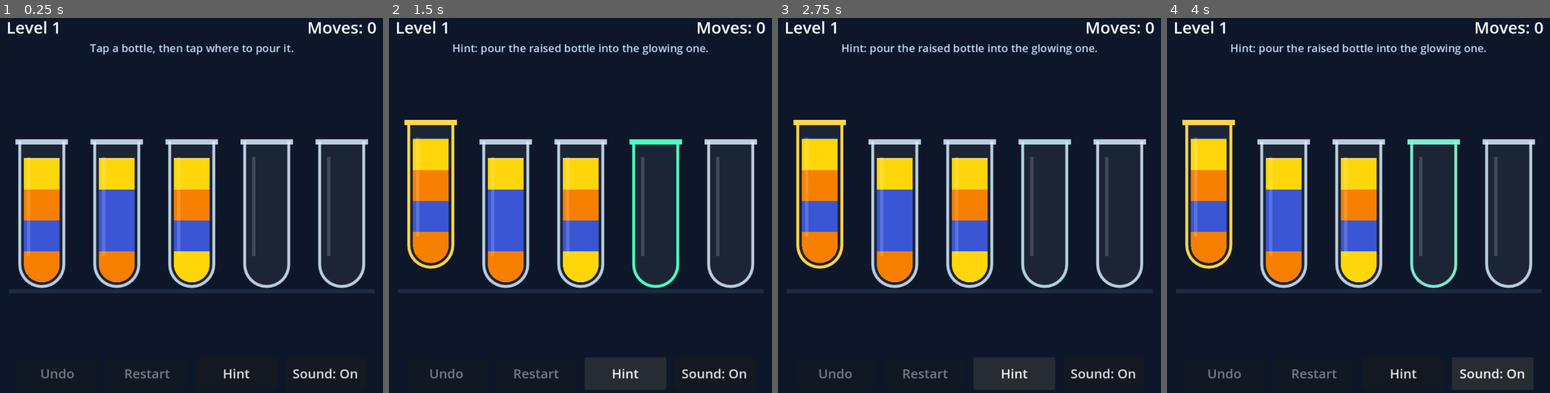
Above: before the commit, frames 1-4 (left to right).
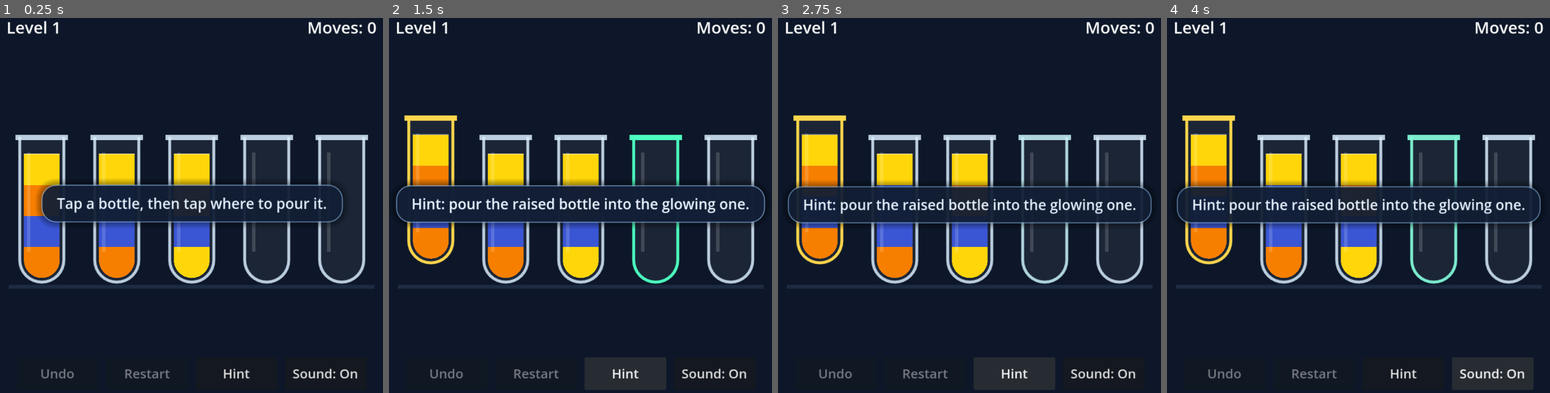
Above: after the commit, the same moments.

Repository: hhldiniz/Fluidly
Game: Godot game, scene res://scenes/main.tscn
The game is run twice, just before and just after one commit, with the same random seed, the same clock (stepped at 60 frames per second) and the same inputs. Sound files missing from this copy of the repository are replaced by a short silence.
Inputs:
- Up to frame 1 (0.25 s): no input
- Up to frame 2 (1.5 s): click "Hint" at 0.5 s; click "Hint" at 1.25 s
- Up to frame 3 (2.75 s): click "Hint" at 2 s
- Up to frame 4 (4 s): click "Sound: On" at 2.75 s; click "Sound: Off" at 3.5 s

The runs differ from the first frame. In frame 1, 10% of the frame differs, in the area x 3-97%, y 6-73%; in frame 2, 11%, in the area x 1-99%, y 6-73%; in frame 3, 11%; in frame 4, 11%.

Commit message:
Show game messages as an animated bubble in the center of the screen
Replace the status line under the top bar with a centered toast that pops in
(rise, scale and fade), stays a few seconds and fades out. It ignores mouse
input so bottles under it stay tappable; the "no moves left" message stays
until the next action. The freed space goes to the bottles.

Co-Authored-By: Claude Opus 5.5 <noreply@anthropic.com>
Claude-Session: https://claude.ai/code/session_0121yEj58zRPNHj79dHCyzpy

Diff:
--- a/scenes/main.tscn
+++ b/scenes/main.tscn
@@ -1,7 +1,26 @@
-[gd_scene load_steps=3 format=3]
+[gd_scene load_steps=5 format=3]
 
 [ext_resource type="Script" path="res://scripts/main.gd" id="1"]
 [ext_resource type="Script" path="res://scripts/sfx.gd" id="2"]
+[ext_resource type="Script" path="res://scripts/toast.gd" id="3"]
+
+[sub_resource type="StyleBoxFlat" id="ToastStyle"]
+content_margin_left = 28.0
+content_margin_top = 16.0
+content_margin_right = 28.0
+content_margin_bottom = 16.0
+bg_color = Color(0.07, 0.12, 0.21, 0.92)
+border_width_left = 2
+border_width_top = 2
+border_width_right = 2
+border_width_bottom = 2
+border_color = Color(0.55, 0.75, 0.95, 0.55)
+corner_radius_top_left = 26
+corner_radius_top_right = 26
+corner_radius_bottom_right = 26
+corner_radius_bottom_left = 26
+shadow_color = Color(0, 0, 0, 0.35)
+shadow_size = 12
 
 [node name="Main" type="Node2D"]
 script = ExtResource("1")
@@ -55,14 +74,6 @@
 text = "Moves: 0"
 horizontal_alignment = 2
 
-[node name="StatusLabel" type="Label" parent="HUD/Margin/Layout"]
-unique_name_in_owner = true
-layout_mode = 2
-theme_override_colors/font_color = Color(0.75, 0.86, 0.96, 1)
-theme_override_font_sizes/font_size = 20
-horizontal_alignment = 1
-autowrap_mode = 3
-
 [node name="Spacer" type="Control" parent="HUD/Margin/Layout"]
 layout_mode = 2
 size_flags_vertical = 3
@@ -106,6 +117,22 @@
 theme_override_font_sizes/font_size = 24
 text = "Sound: On"
 
+[node name="Toast" type="PanelContainer" parent="HUD"]
+unique_name_in_owner = true
+visible = false
+offset_right = 40.0
+offset_bottom = 40.0
+mouse_filter = 2
+theme_override_styles/panel = SubResource("ToastStyle")
+script = ExtResource("3")
+
+[node name="Label" type="Label" parent="HUD/Toast"]
+layout_mode = 2
+theme_override_colors/font_color = Color(0.9, 0.95, 1, 1)
+theme_override_font_sizes/font_size = 26
+horizontal_alignment = 1
+vertical_alignment = 1
+
 [node name="WinOverlay" type="ColorRect" parent="HUD"]
 unique_name_in_owner = true
 visible = false
--- a/scripts/main.gd
+++ b/scripts/main.gd
@@ -4,7 +4,7 @@
 ## The level is won when every bottle holds a single color.
 
 const SAVE_PATH := "user://fluidly.cfg"
-const TOP_MARGIN := 96.0
+const TOP_MARGIN := 80.0
 const BOTTOM_MARGIN := 104.0
 const SIDE_MARGIN := 16.0
 ## Space reserved around each bottle (relative to its size) for spacing, lift and cork.
@@ -34,7 +34,7 @@
 @onready var stream: Line2D = $Stream
 @onready var level_label: Label = %LevelLabel
 @onready var moves_label: Label = %MovesLabel
-@onready var status_label: Label = %StatusLabel
+@onready var toast: Toast = %Toast
 @onready var undo_button: Button = %UndoButton
 @onready var restart_button: Button = %RestartButton
 @onready var hint_button: Button = %HintButton
@@ -102,7 +102,7 @@
 		bottle.hint = false
 	_layout()
 	_refresh()
-	status_label.text = "Tap a bottle, then tap where to pour it."
+	toast.show_message("Tap a bottle, then tap where to pour it.")
 
 
 func _restart() -> void:
@@ -119,7 +119,7 @@
 	_select(-1)
 	_refresh()
 	sfx.play(&"pick", 0.8)
-	status_label.text = ""
+	toast.hide_message()
 
 
 func _check_finished() -> void:
@@ -131,7 +131,7 @@
 		next_button.grab_focus()
 		get_tree().create_timer(0.25).timeout.connect(sfx.play.bind(&"victory"))
 	elif not Puzzle.has_any_move(state):
-		status_label.text = "No moves left. Undo or restart."
+		toast.show_message("No moves left. Undo or restart.", 0.0)
 
 
 # --- Interaction ------------------------------------------------------------
@@ -201,7 +201,7 @@
 func _pour(from: int, to: int) -> void:
 	busy = true
 	_clear_hint()
-	status_label.text = ""
+	toast.hide_message()
 	var src := bottles[from]
 	var dst := bottles[to]
 	var color: int = state[from].back()
@@ -275,12 +275,12 @@
 		return
 	var solution = Solver.solve(state, 60000)
 	if solution == null:
-		status_label.text = "No solution from here. Try undo or restart."
+		toast.show_message("No solution from here. Try undo or restart.")
 	elif not solution.is_empty():
 		var move: Vector2i = solution[0]
 		_pick_up(move.x)
 		bottles[move.y].hint = true
-		status_label.text = "Hint: pour the raised bottle into the glowing one."
+		toast.show_message("Hint: pour the raised bottle into the glowing one.")
 
 
 func _clear_hint() -> void:
--- /dev/null
+++ b/scripts/toast.gd
@@ -0,0 +1,67 @@
+class_name Toast
+extends PanelContainer
+## Message bubble in the middle of the screen. It pops in with a short rise,
+## stays for a while, then fades away. It never blocks taps on the bottles.
+
+const RISE := 28.0
+const MAX_WIDTH := 760.0
+
+var _tween: Tween
+
+@onready var _label: Label = $Label
+
+
+func _ready() -> void:
+	visible = false
+	get_viewport().size_changed.connect(_recenter)
+
+
+## Shows `text` centered on screen. With `duration` <= 0 it stays until hide_message().
+func show_message(text: String, duration := 3.0) -> void:
+	_label.text = text
+	visible = true
+	_recenter()
+	var home := position
+	pivot_offset = size * 0.5
+	position = home + Vector2(0, RISE)
+	scale = Vector2(0.8, 0.8)
+	modulate.a = 0.0
+
+	_restart_tween().set_trans(Tween.TRANS_BACK).set_ease(Tween.EASE_OUT)
+	_tween.tween_property(self, "position", home, 0.4)
+	_tween.tween_property(self, "scale", Vector2.ONE, 0.4)
+	_tween.tween_property(self, "modulate:a", 1.0, 0.25)
+	if duration > 0.0:
+		_tween.chain().tween_interval(duration)
+		_tween.chain().tween_callback(hide_message)
+
+
+## Fades the message out while it drifts up a little.
+func hide_message() -> void:
+	if not visible:
+		return
+	_restart_tween().set_trans(Tween.TRANS_SINE).set_ease(Tween.EASE_IN)
+	_tween.tween_property(self, "position", position - Vector2(0, RISE * 0.5), 0.3)
+	_tween.tween_property(self, "scale", Vector2(0.95, 0.95), 0.3)
+	_tween.tween_property(self, "modulate:a", 0.0, 0.3)
+	_tween.chain().tween_callback(hide)
+
+
+func _restart_tween() -> Tween:
+	if _tween:
+		_tween.kill()
+	_tween = create_tween().set_parallel()
+	return _tween
+
+
+func _recenter() -> void:
+	var view := get_viewport_rect().size
+	# Wrap long messages instead of letting them run off narrow screens.
+	var font := _label.get_theme_font(&"font")
+	var natural := ceilf(font.get_string_size(_label.text, HORIZONTAL_ALIGNMENT_LEFT, -1,
+		_label.get_theme_font_size(&"font_size")).x)
+	var limit := minf(MAX_WIDTH, view.x - 48.0) - get_theme_stylebox(&"panel").get_minimum_size().x
+	_label.autowrap_mode = TextServer.AUTOWRAP_WORD_SMART if natural > limit else TextServer.AUTOWRAP_OFF
+	_label.custom_minimum_size.x = minf(natural, limit)
+	reset_size()
+	position = ((view - size) * 0.5).round()
Not shown, added: scripts/toast.gd.uid
